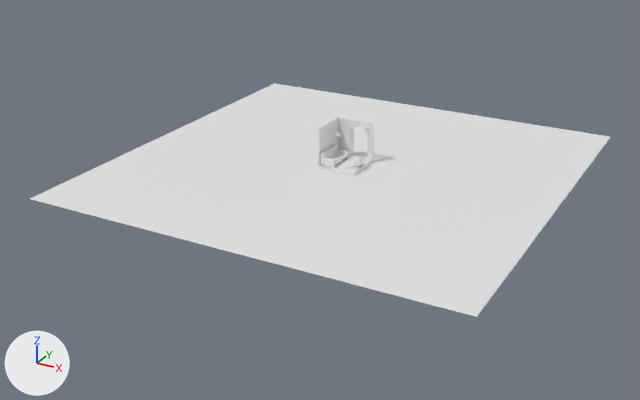
A saved change to the Blender file room.blend.
Rendered twice from a 50 mm camera at (72.4, -141.8, 62.4) aimed at (-2.3, -6.0, -5.5). Every picture has the same lights, and +X, +Y and +Z are marked at lower left.
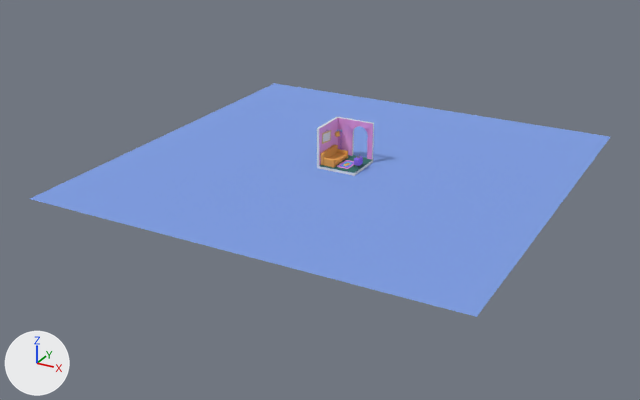
Changed parts and their boxes [x1, y1, x2, y2] in the pictures (640 x 400 px):
'Plane.010', recoloured (white to blue)
    both: [30, 83, 610, 317]
'Cube.001', recoloured (white to cyan)
    both: [319, 155, 372, 173]
part 1 of me_cube, recoloured (white to pink)
    both: [319, 118, 373, 165]

Diff of the bpy script that builds the scene:
```diff
--- a/room.blend.py
+++ b/room.blend.py
@@ mat_material_009 @@
+mat_material_009 = principled_material('Material.009')
+mat_material_009.base_color = (0.218, 0.353, 0.8)  # blue #81a0e7
+mat_material_009.roughness = 1.0
@@ mat_material_002 @@
+mat_material_002 = principled_material('Material.002')
+mat_material_002.base_color = (0.0329, 0.164, 0.147)  # dark cyan #33716b
+mat_material_002.roughness = 1.0
@@ mat_material_001 @@
+mat_material_001 = principled_material('Material.001')
+mat_material_001.base_color = (0.8, 0.334, 0.752)  # pink #e79ce1
@@ me_cube @@
 me_cube.from_pydata(...)  # 14 vertices, 12 faces; spans x -4.0..4.0, y -4.0..4.0, z 0.0..8.0
 # used by ob_cube; location = (0.0, 0.0, 0.0)
+# me_cube part 1: all 3 faces centred in x -3.5..0.25, y -0.25..3.5, z 0.5..4.25 switch from mat_material (white #e7e7e7) to mat_material_001 (pink #e79ce1)
@@ me_cube_001 @@
 me_cube_001.from_pydata(...)  # 144 vertices, 108 faces; spans x -3.5..4.0, y -4.0..4.0, z 0.5..0.67
-me_cube_001.materials.append(mat_material)  # white #e7e7e7
+me_cube_001.materials.append(mat_material_002)  # dark cyan #33716b
@@ me_plane_009 @@
 me_plane_009.from_pydata(...)  # 4 vertices, 1 face; spans x -1.0..1.0, y -1.0..1.0, z 0.0
+me_plane_009.materials.append(mat_material_009)  # blue #81a0e7
```
